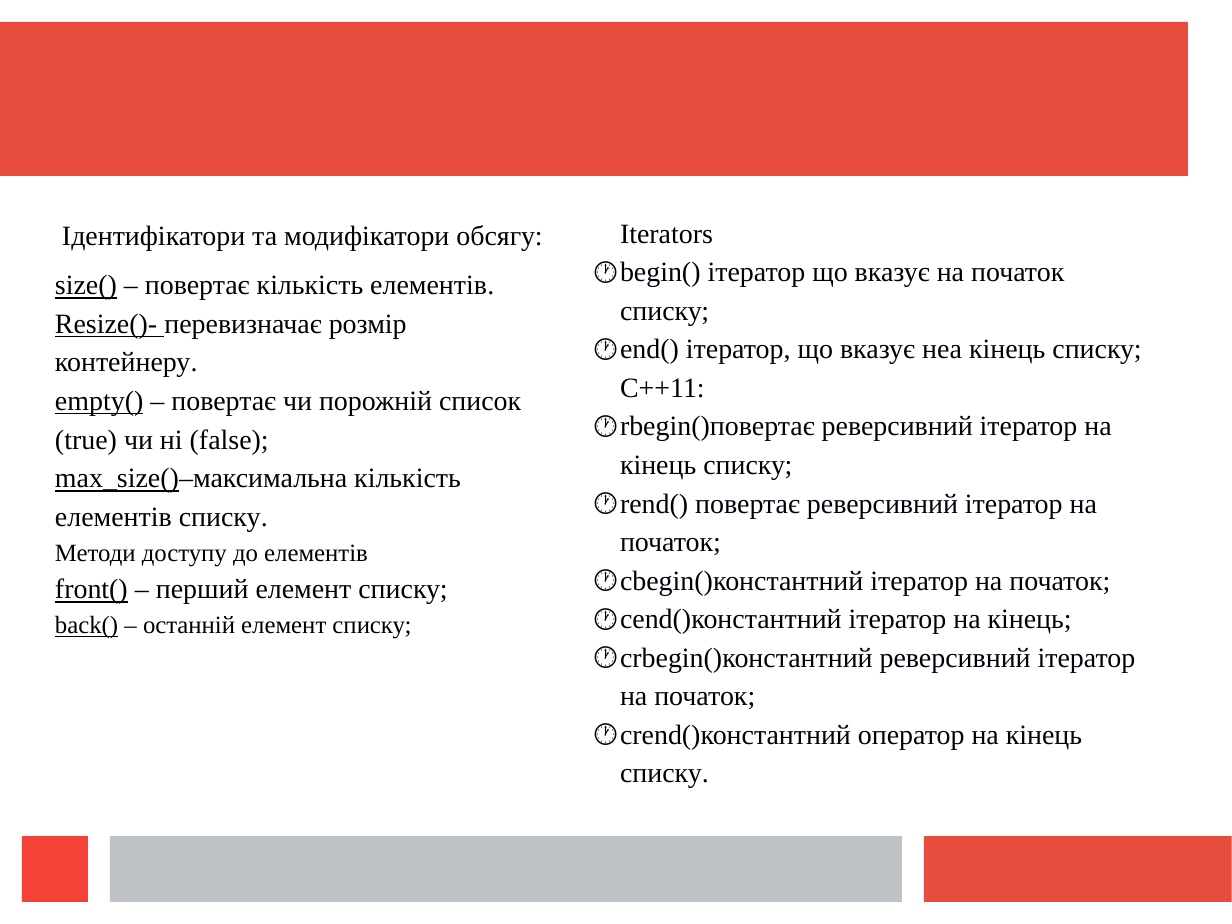
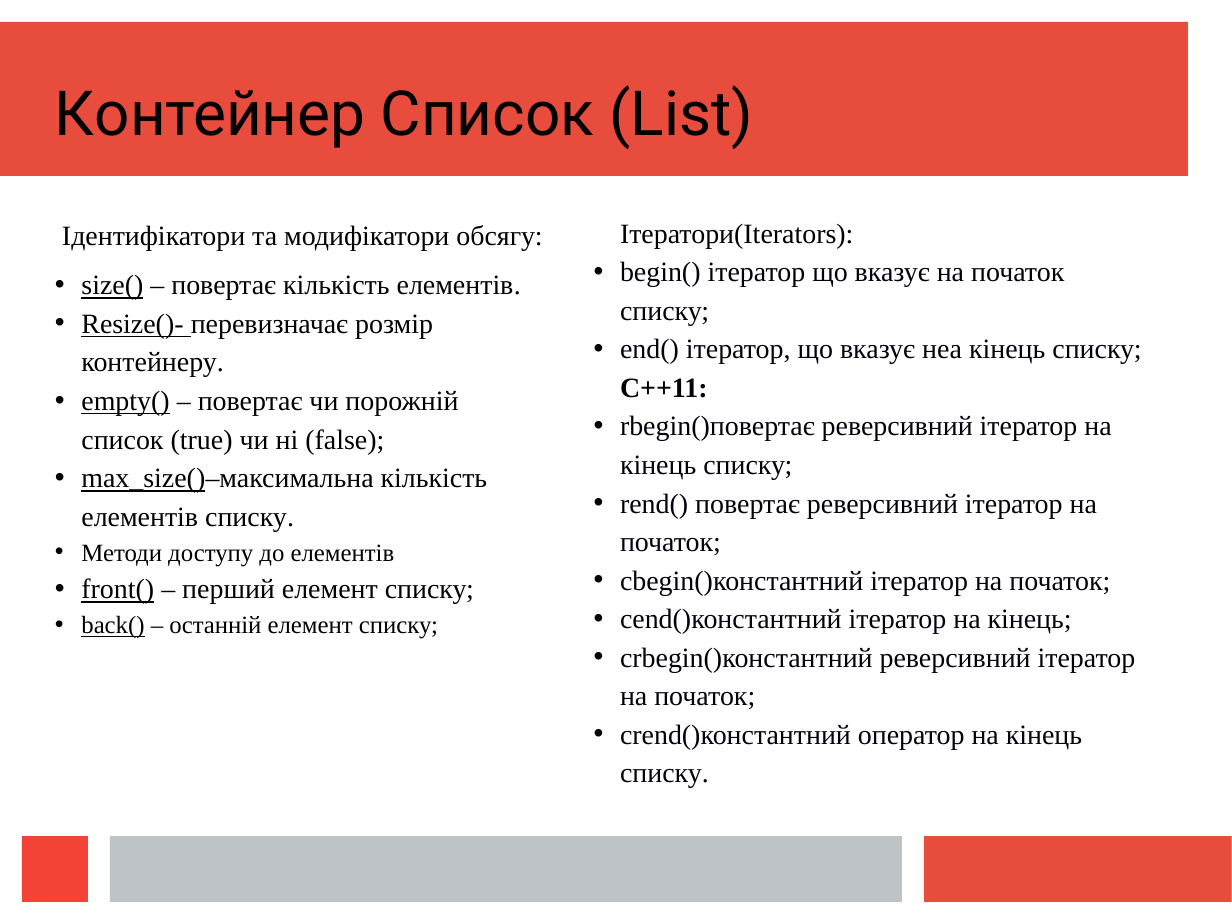
Before and after one commit to mecchmatProjects/CppCourse, a slide deck: slide 20 of Lect12_2/CppUkrTutor12_2.ppt (slide 22 before the commit). Drawn at 1232x924 pixels with LibreOffice and Linux fonts; fonts in the diff are those of the drawing. Boxes give left, top, right and bottom in pixels: in the first picture for what was removed or moved away, otherwise in the second. Text is boxed around its words. In the diff, an @@ line names an element or a change of style, - is before the commit and + after.

```diff
--- a/Lect12_2/CppUkrTutor12_2.ppt
+++ b/Lect12_2/CppUkrTutor12_2.ppt
@@ text added at (x1=55, y1=85, x2=753, y2=149), 40 pt, text #000000 @@
+Контейнер Список (List)
@@ text at (x1=620, y1=224, x2=853, y2=248): text changed @@
-Iterators
+Ітератори(Iterators):
@@ text at (x1=620, y1=261, x2=1141, y2=788): bold on in "С++11:"; bullet 🕐 to • @@
@@ text at (x1=81, y1=275, x2=521, y2=639): bullet none to • @@
```
Also in this commit, not shown: 6 other slides changed, 10 slides added, 3 slides removed, 3 other files.
